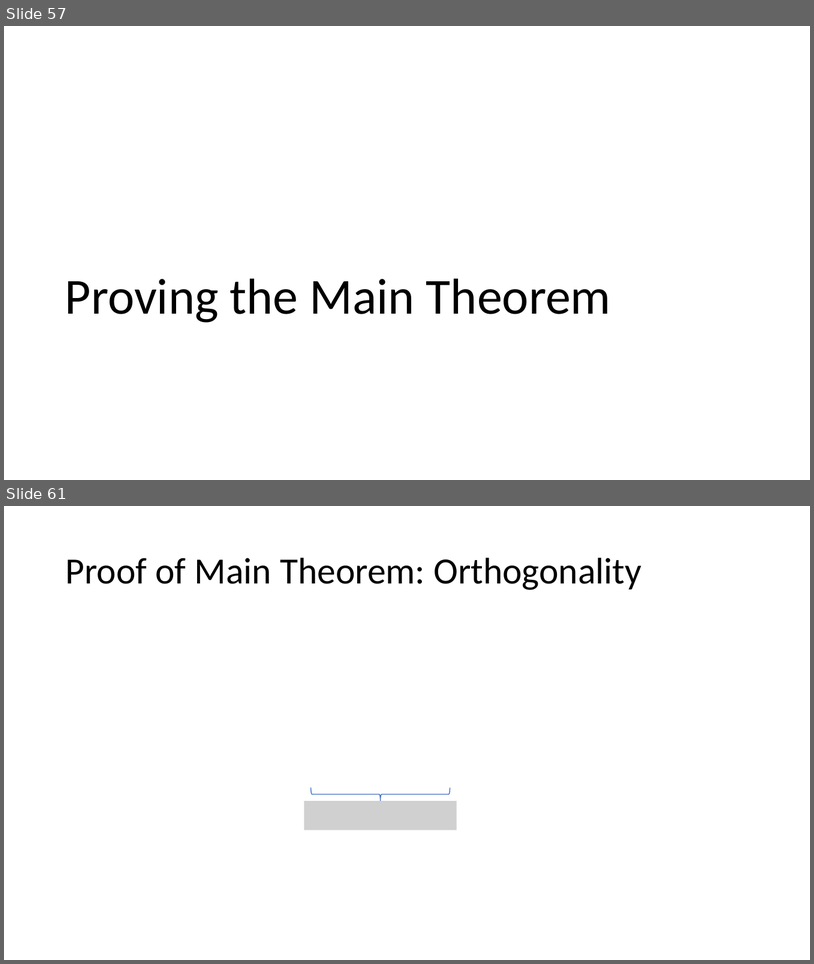
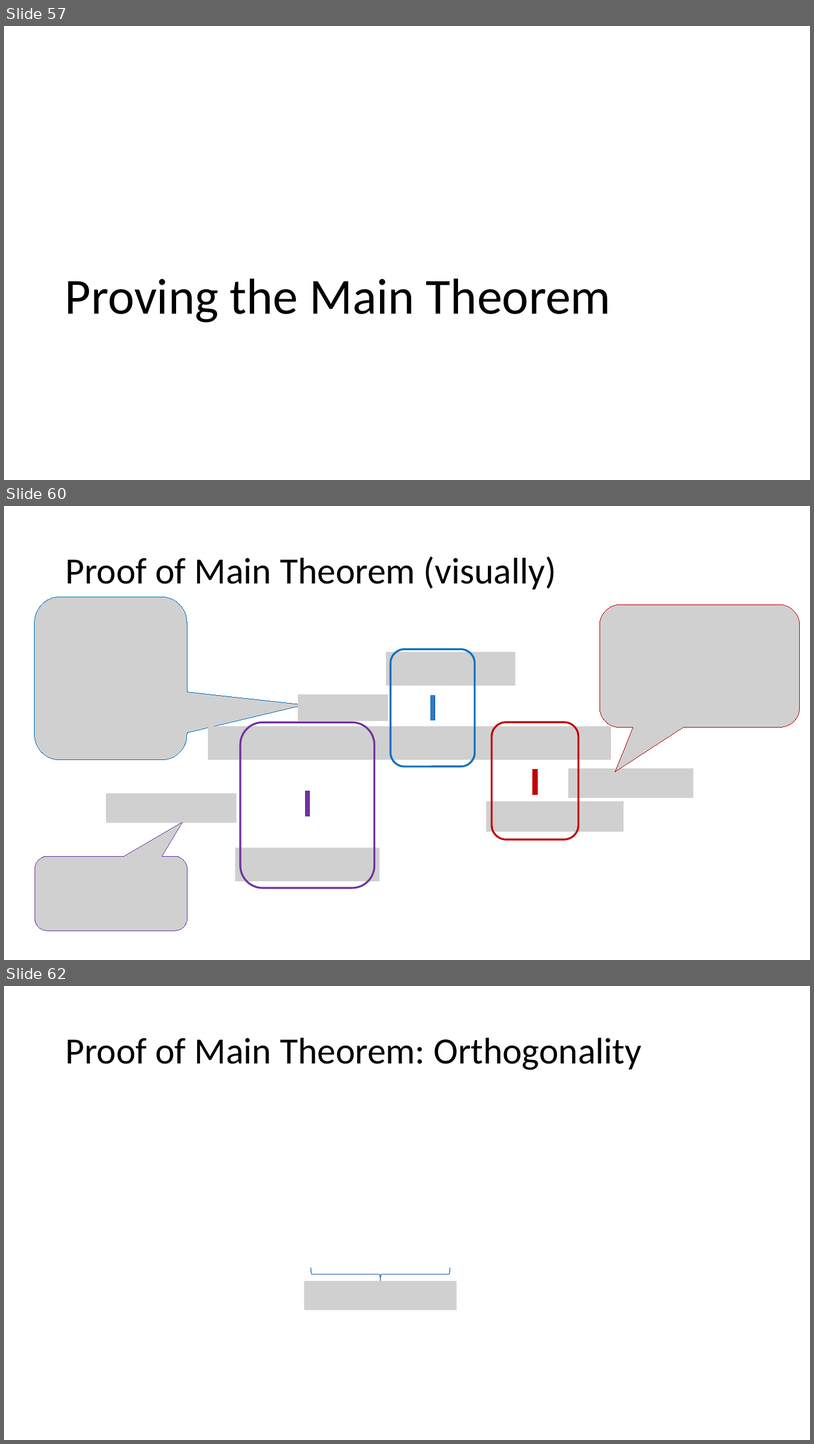
Before and after one commit to stanford-msande228/winter23, a slide deck: MSANDE228_Lecture12_Inference_with_Modern_NonLinear_Methods.pptx. Shown one above the other, each under a label of ours: slides 57 and 61 before the commit, slides 57, 60 and 62 after it; the slides between them are not shown. The pictures are 814x964 and 814x1444 pixels, drawn with LibreOffice and Linux fonts; fonts in the diff are those of the drawing; grey boxes stand for pictures. Boxes give left, top, right and bottom in pixels: in the first picture for what was removed or moved away, otherwise in the second. Text is boxed around its words. In the diff, an @@ line names an element or a change of style, - is before the commit and + after.

```diff
--- a/MSANDE228_Lecture12_Inference_with_Modern_NonLinear_Methods.pptx
+++ b/MSANDE228_Lecture12_Inference_with_Modern_NonLinear_Methods.pptx
@@ slide 60 added at [4,506,810,960], background #FFFFFF @@
@@ title added at [65,556,557,589], 44 pt, text #000000 @@
+Proof of Main Theorem (visually)
@@ picture added at [34,597,186,759] @@
@@ picture added at [600,604,800,727] @@
@@ rounded rectangle added at [390,649,474,767], outline #0070C0 2.25 pt @@
@@ picture added at [386,652,516,685] @@
@@ picture added at [298,694,389,721] @@
@@ math minus added at [424,691,441,724], fill #4472C4, outline #0070C0 1 pt @@
@@ picture added at [208,726,611,760] @@
@@ rounded rectangle added at [240,722,375,888], outline #7030A0 2.25 pt @@
@@ rounded rectangle added at [492,722,579,840], outline #C00000 2.25 pt @@
@@ math minus added at [527,765,545,798], fill #C00000, outline #C00000 1 pt @@
@@ picture added at [569,769,693,798] @@
@@ picture added at [106,793,237,823] @@
@@ math minus added at [299,786,317,820], fill #7030A0, outline #7030A0 1 pt @@
@@ picture added at [487,801,624,831] @@
@@ picture added at [235,847,380,881] @@
@@ picture added at [35,856,188,931] @@
@@ what was slide 61 is now slide 62 @@
```
Also in this commit, not shown: 1 slide changed, 3 other files.
